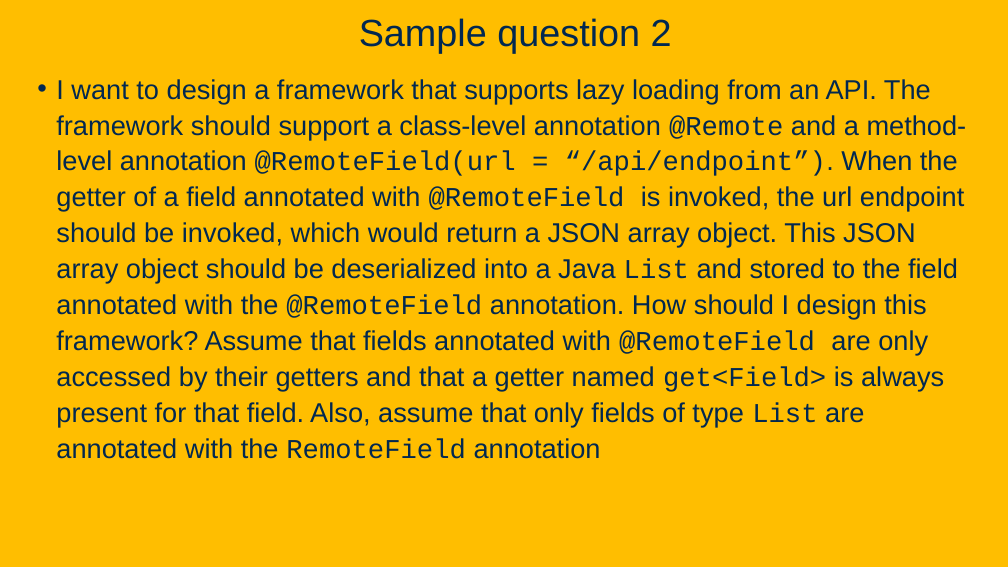
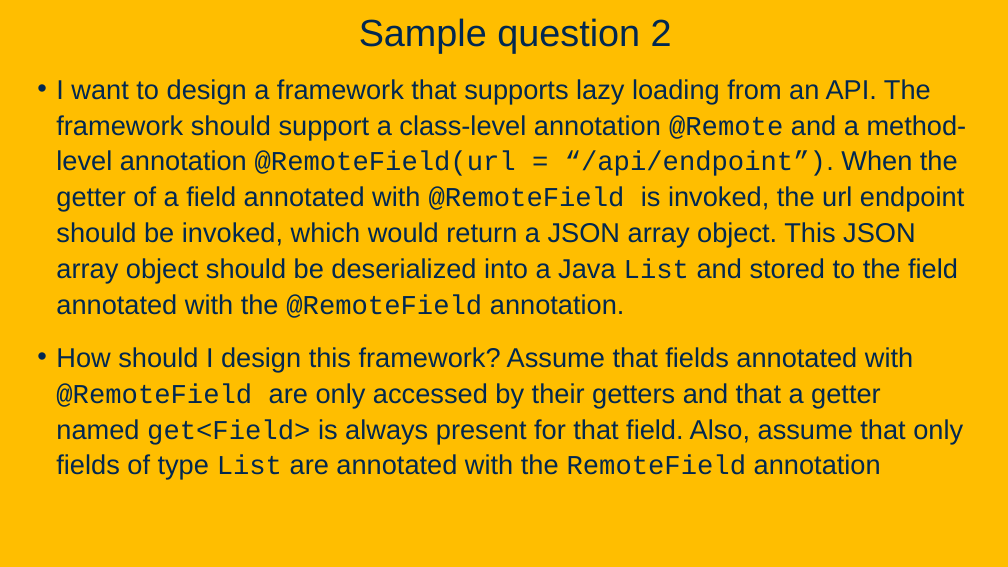
Before and after one commit to davsec-teaching/ecs160-f25, a slide deck: slide 46 of slides/8_design_patterns.pptx. Drawn at 1008x567 pixels with LibreOffice and Linux fonts; fonts in the diff are those of the drawing; background and template pictures are left out. Boxes give left, top, right and bottom in pixels: in the first picture for what was removed or moved away, otherwise in the second. Text is boxed around its words. In the diff, an @@ line names an element or a change of style, - is before the commit and + after.

Commit message:
update slides

```diff
--- a/slides/8_design_patterns.pptx
+++ b/slides/8_design_patterns.pptx
@@ text at (x1=56, y1=79, x2=967, y2=479): text changed @@
-• I want to design a framework that supports lazy loading from an API. The framework should support a class-level annotation @Remote and a method-level annotation @RemoteField(url = “/api/endpoint”). When the getter of a field annotated with @RemoteField is invoked, the url endpoint should be invoked, which would return a JSON array object. This JSON array object should be deserialized into a Java List and stored to the field annotated with the @RemoteField annotation. How should I design this framework? Assume that fields annotated with @RemoteField are only accessed by their getters and that a getter named get<Field> is always present for that field. Also, assume that only fields of type List are annotated with the RemoteField annotation
+• I want to design a framework that supports lazy loading from an API. The framework should support a class-level annotation @Remote and a method-level annotation @RemoteField(url = “/api/endpoint”). When the getter of a field annotated with @RemoteField is invoked, the url endpoint should be invoked, which would return a JSON array object. This JSON array object should be deserialized into a Java List and stored to the field annotated with the @RemoteField annotation.
+• How should I design this framework? Assume that fields annotated with @RemoteField are only accessed by their getters and that a getter named get<Field> is always present for that field. Also, assume that only fields of type List are annotated with the RemoteField annotation
```
Also in this commit, not shown: 4 other slides changed.
